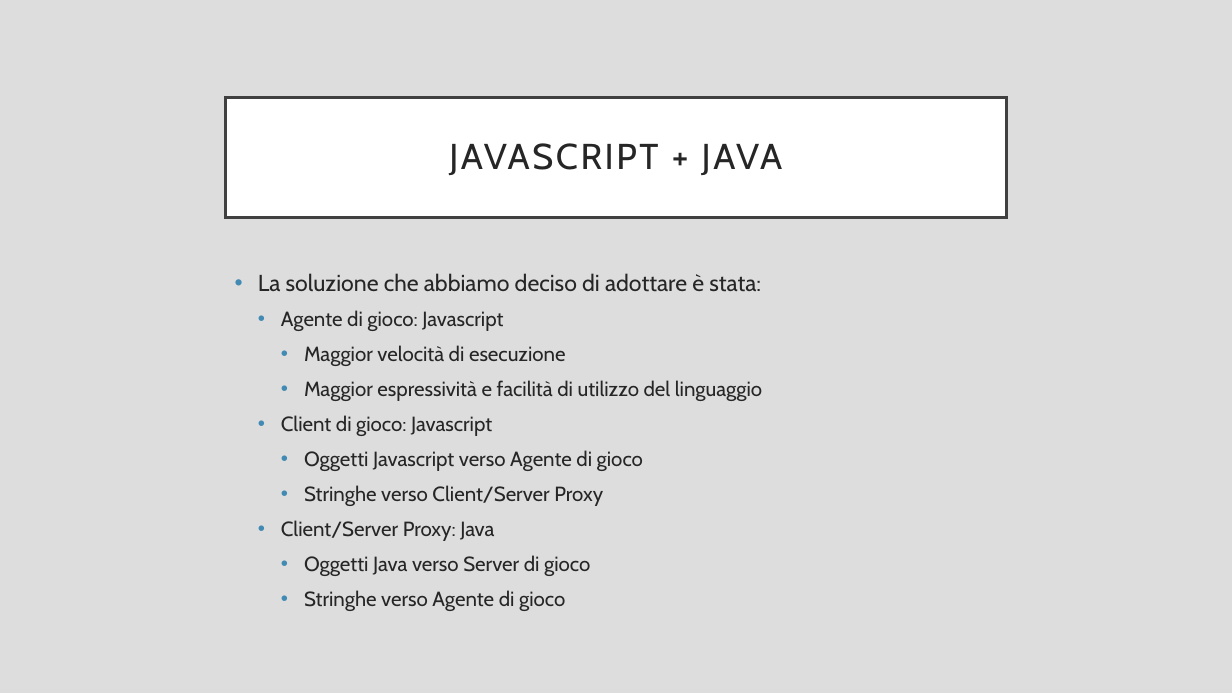
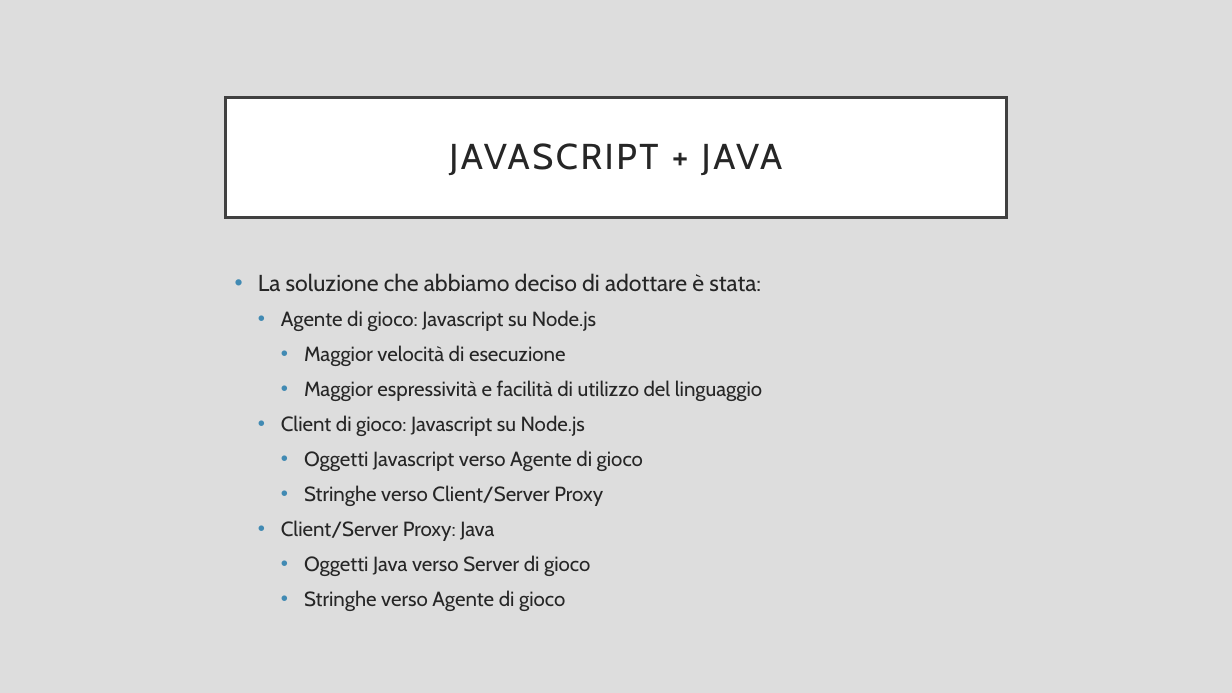
Before and after one commit to mraminella/JStar, a slide deck: slide 4 of presentazione.pptx. Drawn at 1232x693 pixels with LibreOffice and Linux fonts; fonts in the diff are those of the drawing. Boxes give left, top, right and bottom in pixels: in the first picture for what was removed or moved away, otherwise in the second. Text is boxed around its words. In the diff, an @@ line names an element or a change of style, - is before the commit and + after.

```diff
--- a/presentazione.pptx
+++ b/presentazione.pptx
@@ text at [281, 310, 596, 331]: text changed @@
-  • Agente di gioco: Javascript
+  • Agente di gioco: Javascript su Node.js
@@ text at [281, 415, 585, 436]: text changed @@
-  • Client di gioco: Javascript
+  • Client di gioco: Javascript su Node.js
```
Also in this commit, not shown: 2 other slides changed, 1 slide added.
